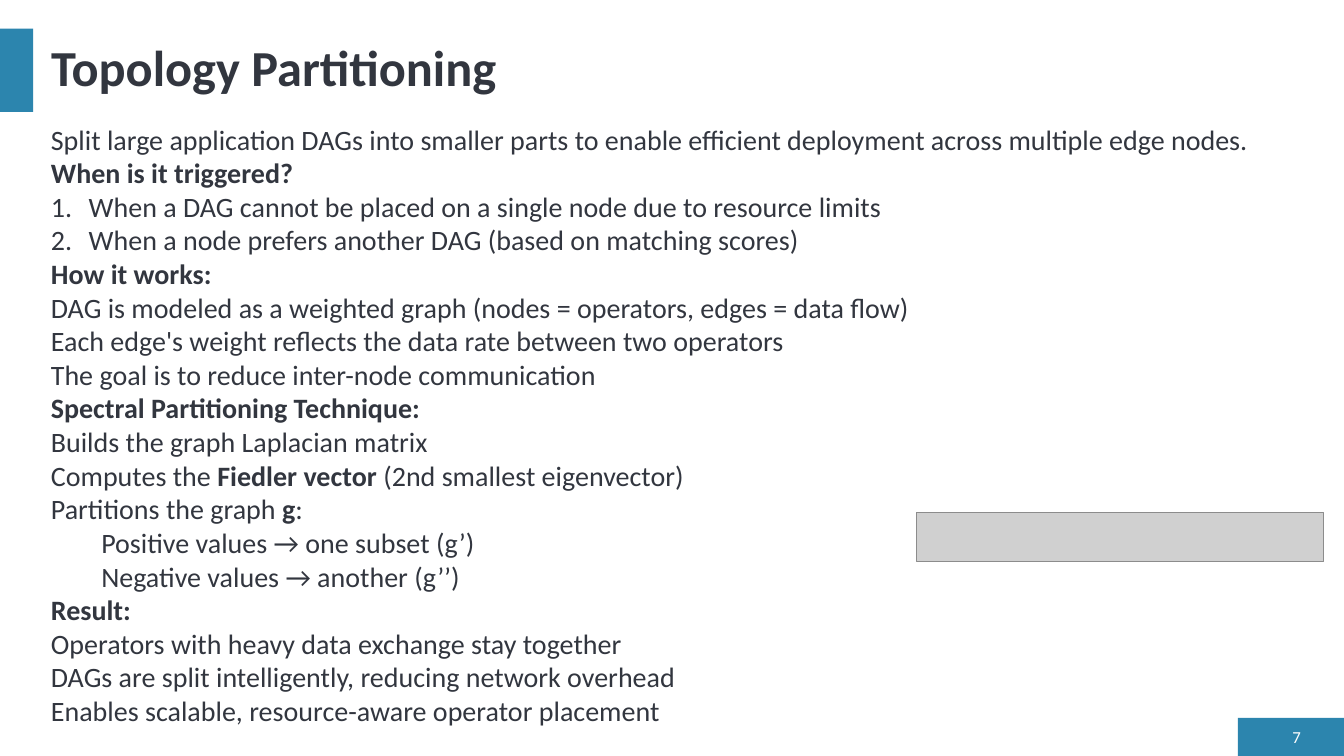
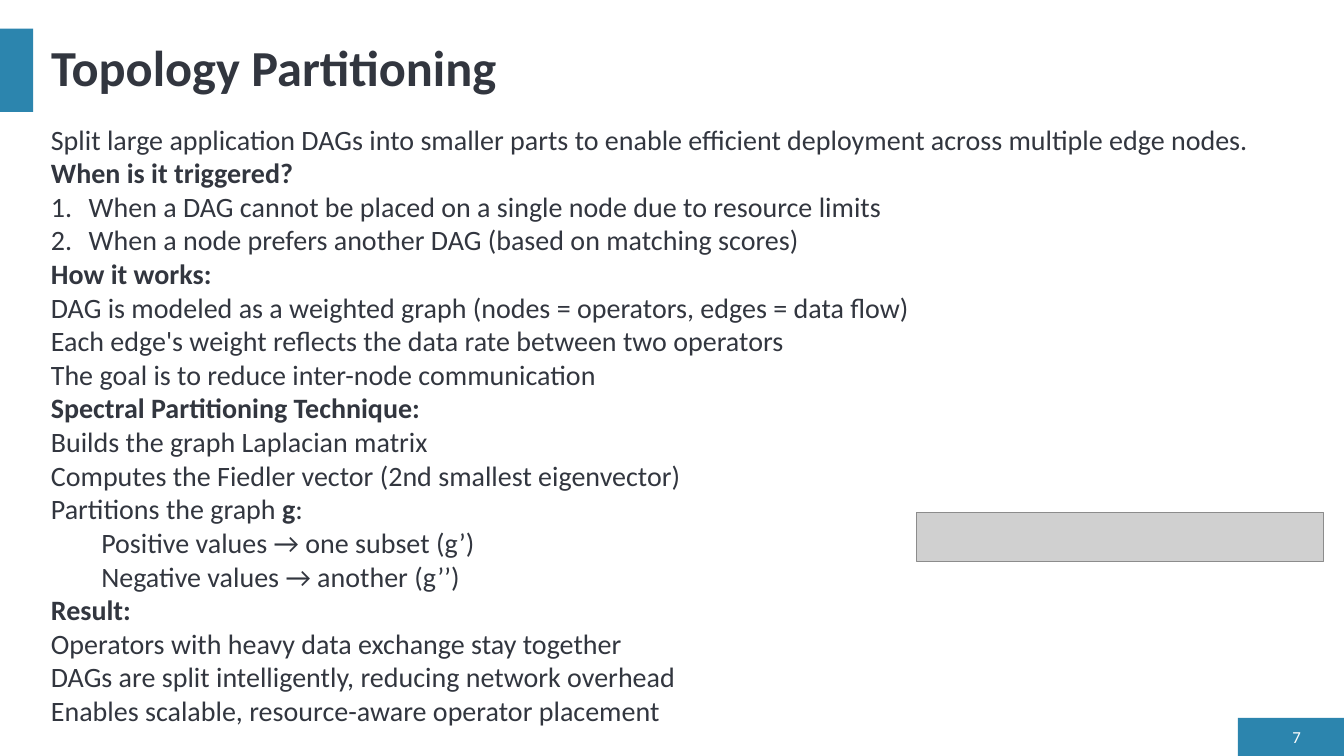
Before and after one commit to kingshowa/IoTPres, a slide deck: slide 7 of HighThroughput.pptx. Drawn at 1344x756 pixels with LibreOffice and Linux fonts; fonts in the diff are those of the drawing; grey boxes stand for pictures. Boxes give left, top, right and bottom in pixels: in the first picture for what was removed or moved away, otherwise in the second. Text is boxed around its words. In the diff, an @@ line names an element or a change of style, - is before the commit and + after.

```diff
--- a/HighThroughput.pptx
+++ b/HighThroughput.pptx
@@ text at [51,465,680,491]: bold off in "Fiedler vector" @@
```
